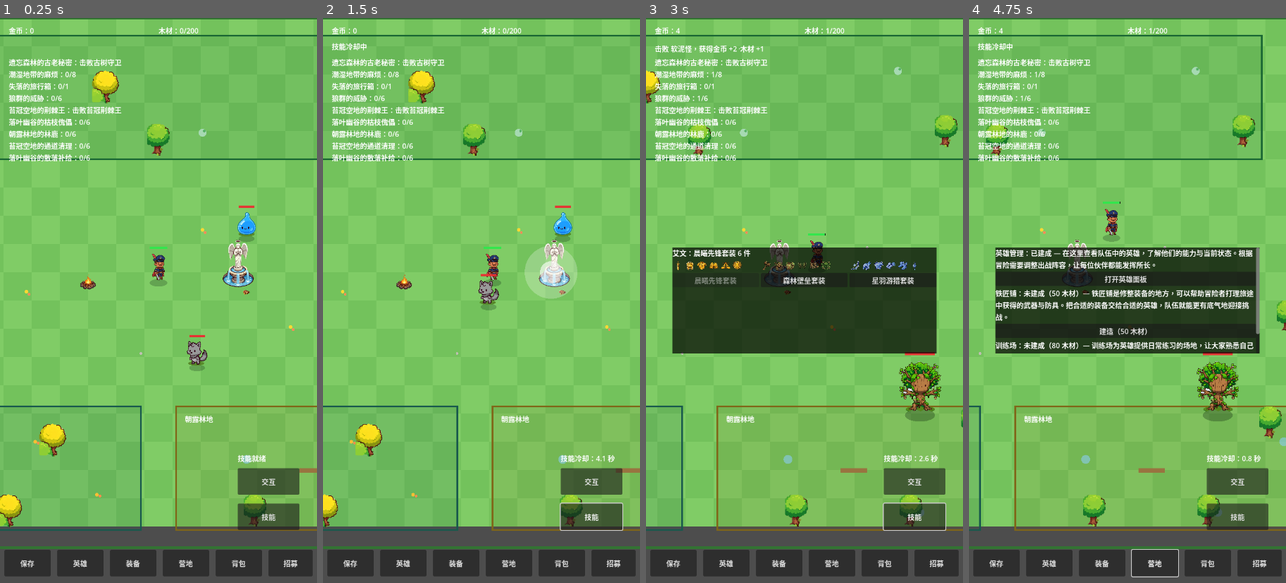
Above: before the commit, frames 1-4 (left to right).
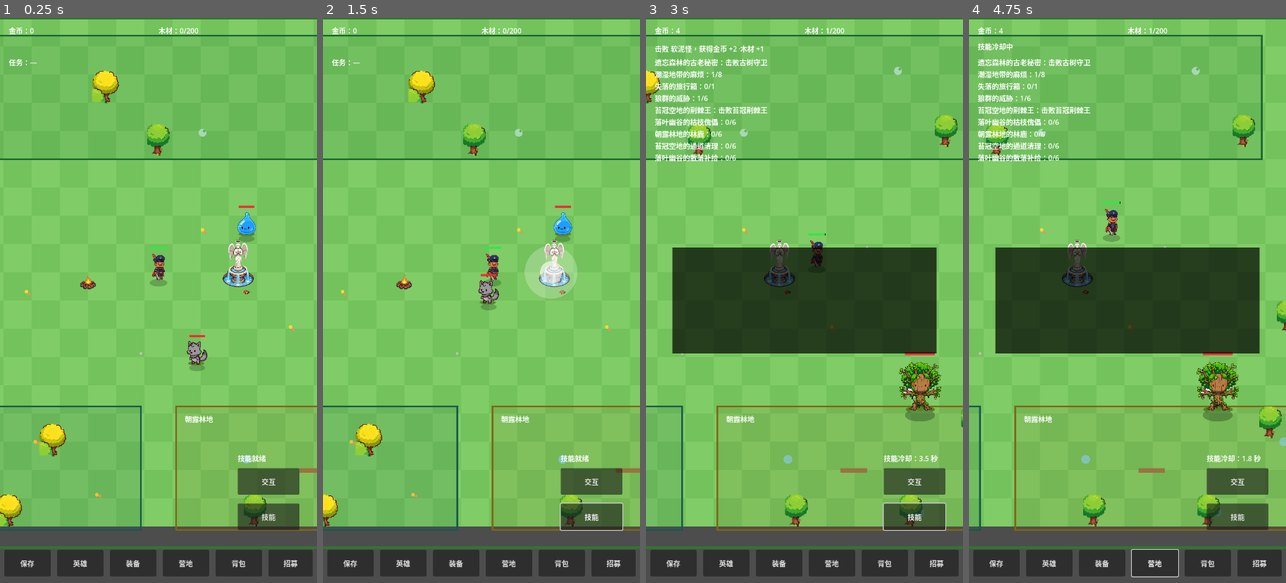
Above: after the commit, the same moments.

Repository: oneyi53/game
Game: Godot game, scene res://scenes/main.tscn
Two runs of this game, one before a commit and one after it. Both use one fixed random seed, a clock stepped at 60 frames per second and the inputs below.
Inputs (mouse positions are in pixels of both pictures, inside the frame that each line leads up to):
- Up to frame 1 (0.25 s): no input
- Up to frame 2 (1.5 s): click "技能" at 0.5 s; tap Enter at 1.25 s; move the mouse to (551, 272) at 1.27 s; hold Right (ui_right) from 1.28 s (still down); tap E at 1.35 s; click (551, 272) at 1.42 s
- Up to frame 3 (3 s): tap Space at 1.52 s; release Right (ui_right) at 2 s; drag from (741, 328) to (842, 283) at 2.02 s; move the mouse to (836, 176) at 2.77 s; hold Right (ui_right) from 2.78 s (still down); tap Q at 2.85 s
- Up to frame 4 (4.75 s): release Right (ui_right) at 3.5 s; drag from (1111, 413) to (1032, 215) at 3.52 s; move the mouse to (1222, 385) at 4.27 s; hold Left (ui_left) from 4.28 s (still down); tap B at 4.35 s; tap Space at 4.52 s

The runs differ from the first frame. In frame 1, 1.7% of the frame differs, in the area x 2-39%, y 7-26%; in frame 2, 1.9%; in frame 3, 1.0%; in frame 4, 3.6%, in the area x 8-92%, y 40-79%.
Error after the commit: Invalid access to property or key 'teleport_pressed' on a base object of type 'Control (Hud)'. (res://scripts/core/main.gd:224)

Commit message:
feat: implement campfire fast travel menu

Diff:
--- a/scripts/core/main.gd
+++ b/scripts/core/main.gd
@@ -47,6 +47,9 @@
 @onready var offline_panel: OfflinePanel = $UI/OfflinePanel
 @onready var recruit_panel: RecruitPanel = $UI/RecruitPanel
 @onready var error_label: Label = $UI/ErrorLabel
+
+var teleport_panel: PanelContainer = null
+var teleport_list: VBoxContainer = null
 
 var data_loader: DataLoader = null
 var save_manager: SaveManager = null
@@ -217,6 +220,9 @@
     var chest_loot: Dictionary = data_loader.items["chest_loot"]
     chest_node.setup(int(chest_loot["gold"]), chest_opened)
     chest_node.opened.connect(_on_chest_opened)
+    _ensure_teleport_panel()
+    hud.teleport_pressed.connect(_on_teleport_pressed)
+    hud.set_teleport_available(_has_unlocked_campfire())
     hud.skill_pressed.connect(_on_skill_pressed)
     hud.interact_pressed.connect(_on_interact_pressed)
     hud.save_pressed.connect(_on_save_pressed)
@@ -552,7 +558,8 @@
 func _on_campfire_interact(entry: Dictionary) -> void:
     var campfire_id: String = str(entry["id"])
     if camp_manager.is_campfire_unlocked(campfire_id):
-        hud.show_message(str(entry["intro"]) + " " + str(entry["teleport_intro"]))
+        hud.show_message(str(entry["teleport_intro"]))
+        _open_teleport_panel()
         return
     var cost: int = int(entry["cost_wood"])
     if wood < cost:
@@ -561,14 +568,116 @@
     wood -= cost
     camp_manager.unlock_campfire(campfire_id)
     hud.set_wood(wood, wood_cap)
+    hud.set_teleport_available(true)
     hud.show_message(str(entry["dispel_prompt"]))
     _save_game()
+    _open_teleport_panel()
 
 # Only one full-screen menu/settlement panel may be visible at a time.
 # Tapping the active menu button closes it; tapping another switches panels.
+
+func _has_unlocked_campfire() -> bool:
+    if camp_manager == null:
+        return false
+    for campfire_id in camp_manager.campfire_order:
+        if camp_manager.is_campfire_unlocked(str(campfire_id)):
+            return true
+    return false
+
+func _ensure_teleport_panel() -> void:
+    if teleport_panel != null:
+        return
+    teleport_panel = PanelContainer.new()
+    teleport_panel.name = "TeleportPanel"
+    teleport_panel.set_anchors_preset(Control.PRESET_CENTER)
+    teleport_panel.offset_left = -190.0
+    teleport_panel.offset_top = -170.0
+    teleport_panel.offset_right = 190.0
+    teleport_panel.offset_bottom = 170.0
+    teleport_panel.z_index = 100
+    teleport_panel.visible = false
+    $UI.add_child(teleport_panel)
+    var layout := VBoxContainer.new()
+    layout.add_theme_constant_override("separation", 12)
+    teleport_panel.add_child(layout)
+    var title := Label.new()
+    title.text = "营火传送"
+    title.horizontal_alignment = HORIZONTAL_ALIGNMENT_CENTER
+    layout.add_child(title)
+    var note := Label.new()
+    note.text = "当前为同一片森林地图内的快速移动"
+    note.autowrap_mode = TextServer.AUTOWRAP_WORD_SMART
+    layout.add_child(note)
+    teleport_list = VBoxContainer.new()
+    layout.add_child(teleport_list)
+    var entry_button := Button.new()
+    entry_button.text = "森林入口"
+    entry_button.custom_minimum_size = Vector2(0.0, 48.0)
+    entry_button.pressed.connect(_on_teleport_destination_pressed.bind("forest_entry"))
+    teleport_list.add_child(entry_button)
+    var fire_button := Button.new()
+    fire_button.text = "营火据点"
+    fire_button.custom_minimum_size = Vector2(0.0, 48.0)
+    if campfire_node != null:
+        fire_button.pressed.connect(_on_teleport_destination_pressed.bind("campfire"))
+    else:
+        fire_button.disabled = true
+    teleport_list.add_child(fire_button)
+    var close_button := Button.new()
+    close_button.text = "关闭"
+    close_button.pressed.connect(_close_teleport_panel)
+    layout.add_child(close_button)
+
+func _on_teleport_pressed() -> void:
+    if not _has_unlocked_campfire():
+        hud.show_message("先在森林营火处花费木材解锁传送")
+        return
+    if teleport_panel == null:
+        _ensure_teleport_panel()
+    _open_teleport_panel()
+
+func _open_teleport_panel() -> void:
+    if not _has_unlocked_campfire():
+        return
+    if teleport_panel == null:
+        _ensure_teleport_panel()
+    var panels: Array[Control] = [hero_panel, equip_panel, camp_panel, backpack_panel, recruit_panel, offline_panel]
+    for panel in panels:
+        panel.visible = false
+    teleport_panel.visible = true
+
+func _close_teleport_panel() -> void:
+    if teleport_panel != null:
+        teleport_panel.visible = false
+
+func _on_teleport_destination_pressed(destination_id: String) -> void:
+    if captain == null or not _has_unlocked_campfire():
+        _close_teleport_panel()
+        return
+    var destination := Vector2.ZERO
+    if destination_id == "forest_entry":
+        destination = Vector2(800.0, 600.0)
+    elif destination_id == "campfire" and campfire_node != null:
+        destination = campfire_node.global_position + Vector2(0.0, 96.0)
+    else:
+        hud.show_message("传送失败：目的地尚未开放")
+        return
+    # Move the full party together and preserve each member's formation.
+    for hero in heroes:
+        if hero == null or not is_instance_valid(hero):
+            continue
+        hero.move_input = Vector2.ZERO
+        hero.global_position = destination + hero.formation_offset
+    camera.position = destination
+    _close_teleport_panel()
+    hud.show_message("已传送至" + ("森林入口" if destination_id == "forest_entry" else "营火据点"))
+    _save_game()
+
 func _toggle_menu_panel(target: Control) -> void:
     var should_open: bool = not target.visible
     var panels: Array[Control] = [hero_panel, equip_panel, camp_panel, backpack_panel, recruit_panel, offline_panel]
+    if teleport_panel != null:
+        panels.append(teleport_panel)
     for panel in panels:
         panel.visible = false
     target.visible = should_open
